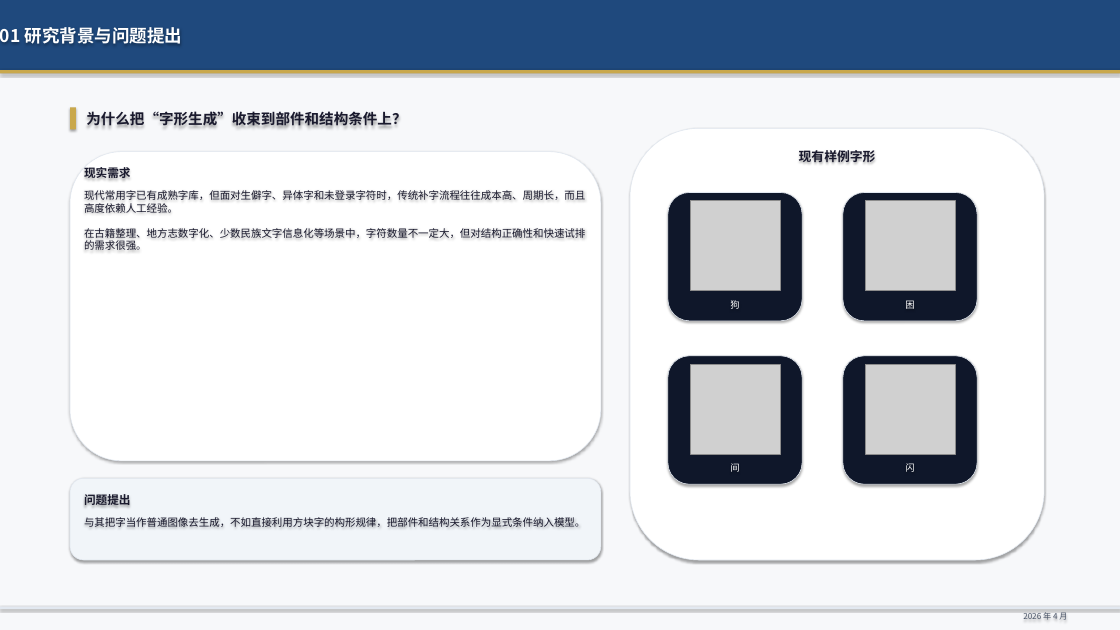
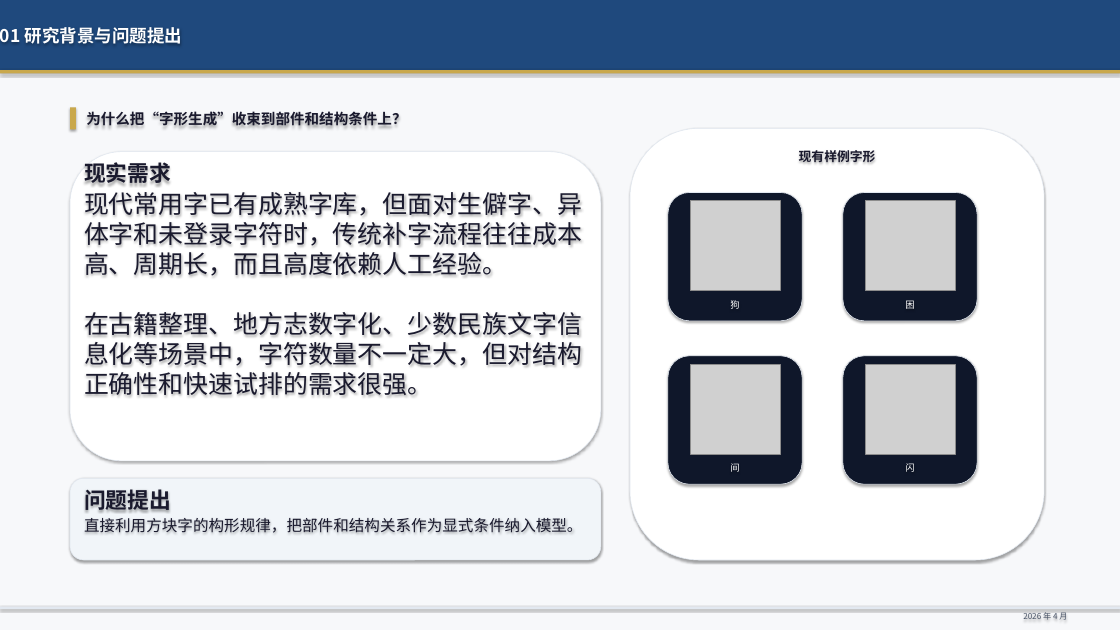
Before and after one commit to genanalucy/glyphcomposer, a slide deck: slide 3 of docs/thesis/ppt/proposal-defense-classic-clean.pptx. Drawn at 1120x630 pixels with LibreOffice and Linux fonts; fonts in the diff are those of the drawing; grey boxes stand for pictures. Boxes give left, top, right and bottom in pixels: in the first picture for what was removed or moved away, otherwise in the second. Text is boxed around its words. In the diff, an @@ line names an element or a change of style, - is before the commit and + after.

```diff
--- a/docs/thesis/ppt/proposal-defense-classic-clean.pptx
+++ b/docs/thesis/ppt/proposal-defense-classic-clean.pptx
@@ text "现实需求" at bbox=[84, 159, 171, 187]: size 15 to 28 pt @@
@@ text "现代常用字已有成熟字库，但面对生僻字、异体字和未登录字符时，传统补字流程往往成本高、周期长，而且高度依赖人工经验。 在古 ..." at bbox=[84, 192, 582, 395]: size 13.5 to 32 pt @@
@@ text "问题提出" at bbox=[84, 486, 171, 514]: size 15 to 28 pt @@
@@ text at bbox=[84, 518, 583, 533]: text changed; size 13.5 to 20 pt @@
-与其把字当作普通图像去生成，不如直接利用方块字的构形规律，把部件和结构关系作为显式条件纳入模型。
+直接利用方块字的构形规律，把部件和结构关系作为显式条件纳入模型。
```
Also in this commit, not shown: 9 other slides changed.
